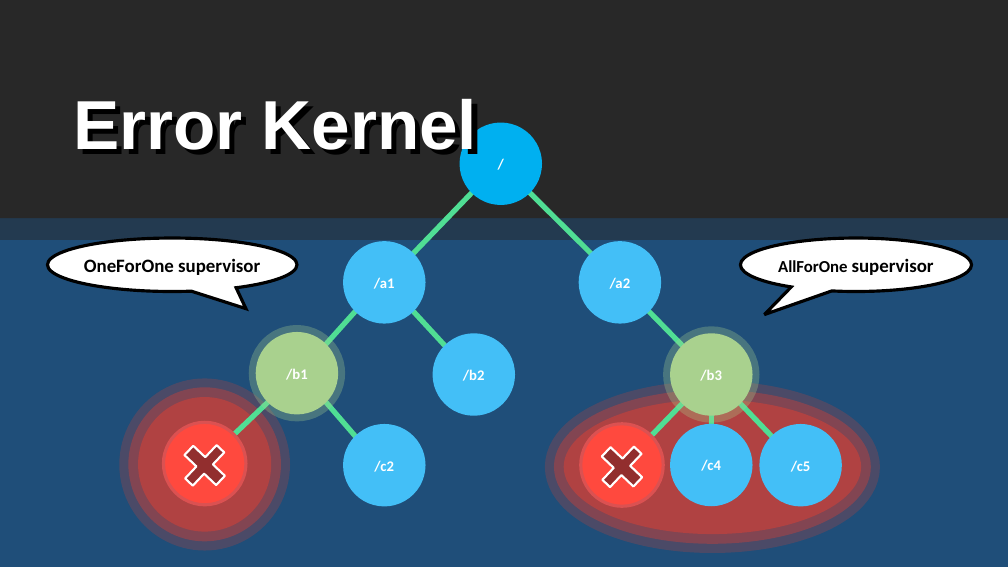
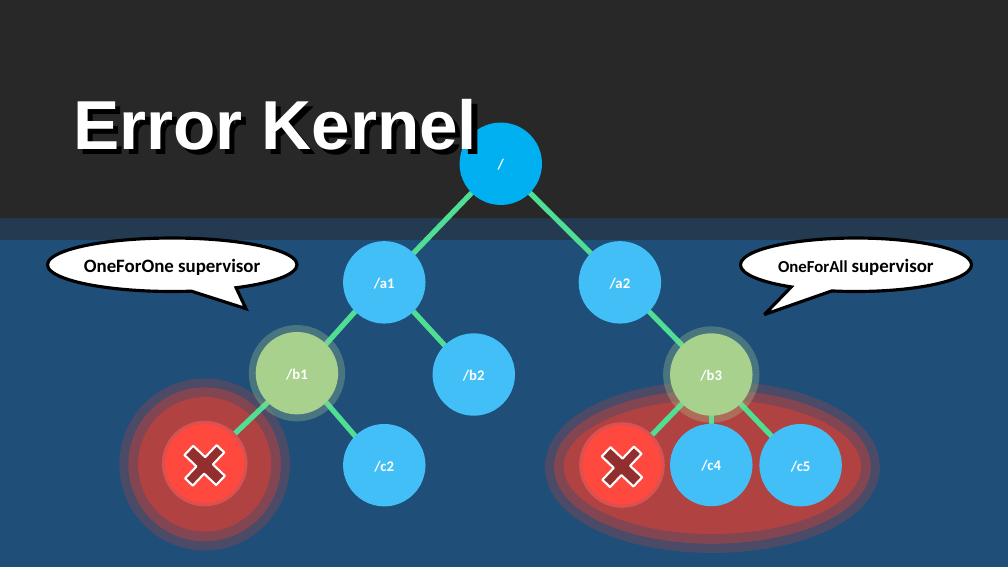
Before and after one commit to rogeralsing/Presentations, a slide deck: slide 14 of FailingGracefully/QConSP/protoactor.pptx. Drawn at 1008x567 pixels with LibreOffice and Linux fonts; fonts in the diff are those of the drawing. Boxes give left, top, right and bottom in pixels: in the first picture for what was removed or moved away, otherwise in the second. Text is boxed around its words. In the diff, an @@ line names an element or a change of style, - is before the commit and + after.

```diff
--- a/FailingGracefully/QConSP/protoactor.pptx
+++ b/FailingGracefully/QConSP/protoactor.pptx
@@ text in speech bubble at bbox=[778, 258, 934, 275]: text changed @@
-AllForOne supervisor
+OneForAll supervisor
```
Also in this commit, not shown: 7 other slides changed, 6 slides added, 6 slides removed.
